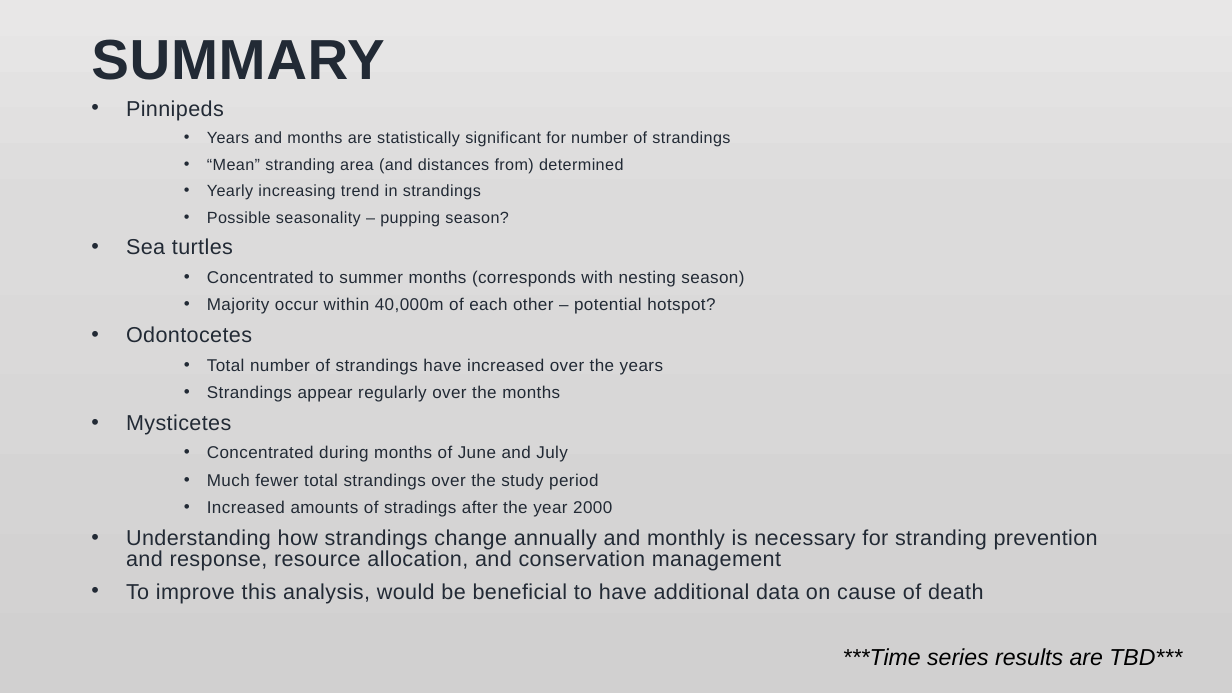
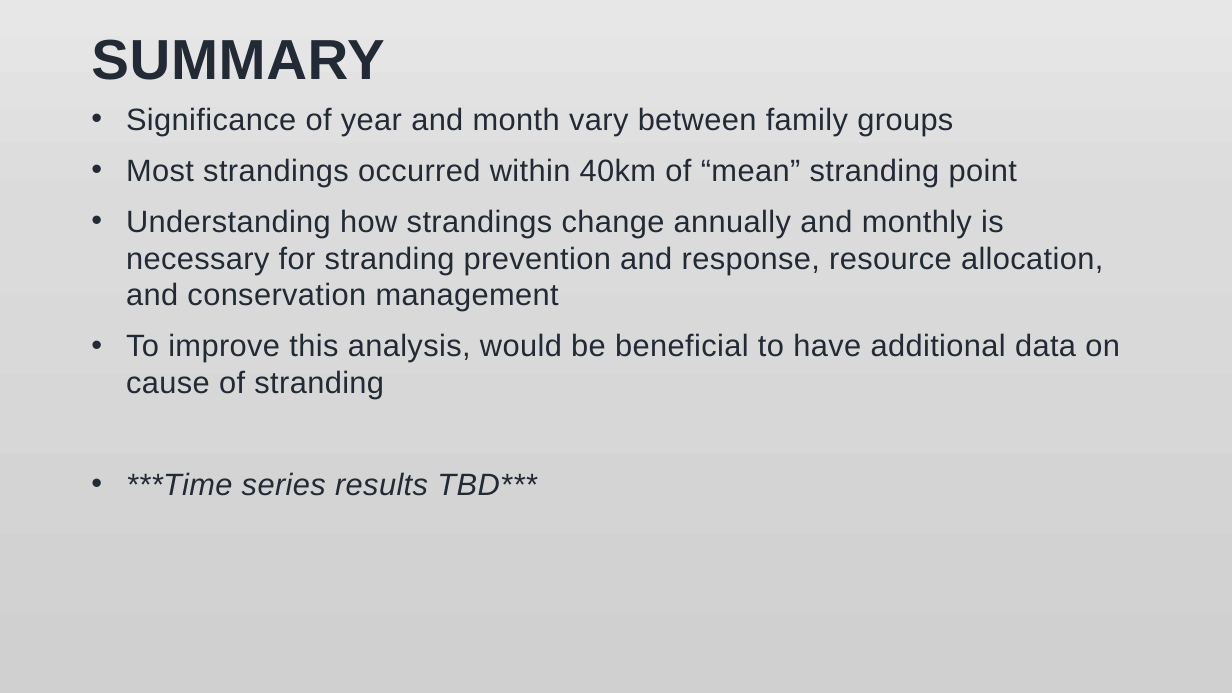
Before and after one commit to jmeza32/MezaFidalgo_Ozog_Pepper_ENV872_EDA_FinalProject, a slide deck: slide 11 of Output/Stranding Data Analysis.pptx. Drawn at 1232x693 pixels with LibreOffice and Linux fonts; fonts in the diff are those of the drawing; background and template pictures are left out. Boxes give left, top, right and bottom in pixels: in the first picture for what was removed or moved away, otherwise in the second. Text is boxed around its words. In the diff, an @@ line names an element or a change of style, - is before the commit and + after.

Commit message:
Edits and Updates

```diff
--- a/Output/Stranding Data Analysis.pptx
+++ b/Output/Stranding Data Analysis.pptx
@@ text at (x1=126, y1=107, x2=1017, y2=186): text changed; size 13.3 to 24 pt @@
-• Pinnipeds
-    • Years and months are statistically significant for number of strandings
-    • “Mean” stranding area (and distances from) determined
-    • Yearly increasing trend in strandings
-    • Possible seasonality – pupping season?
-• Sea turtles
-    • Concentrated to summer months (corresponds with nesting season)
-    • Majority occur within 40,000m of each other – potential hotspot?
-• Odontocetes
-    • Total number of strandings have increased over the years
-    • Strandings appear regularly over the months
-• Mysticetes
-    • Concentrated during months of June and July
-    • Much fewer total strandings over the study period
-    • Increased amounts of stradings after the year 2000
+• Significance of year and month vary between family groups
+• Most strandings occurred within 40km of “mean” stranding point
@@ text at (x1=126, y1=209, x2=1103, y2=311): size 16.8 to 24 pt in "Understanding how strandings change annually and monthly ..."; line spacing 0.8 to 1; more space between paragraphs @@
@@ text at (x1=126, y1=333, x2=1120, y2=496): text changed; size 16.8 to 24 pt @@
-• To improve this analysis, would be beneficial to have additional data on cause of death
+• To improve this analysis, would be beneficial to have additional data on cause of stranding
+• ***Time series results TBD***
@@ text removed at (x1=843, y1=648, x2=1182, y2=666) @@
-***Time series results are TBD***
```
Also in this commit, not shown: 6 other slides changed.
